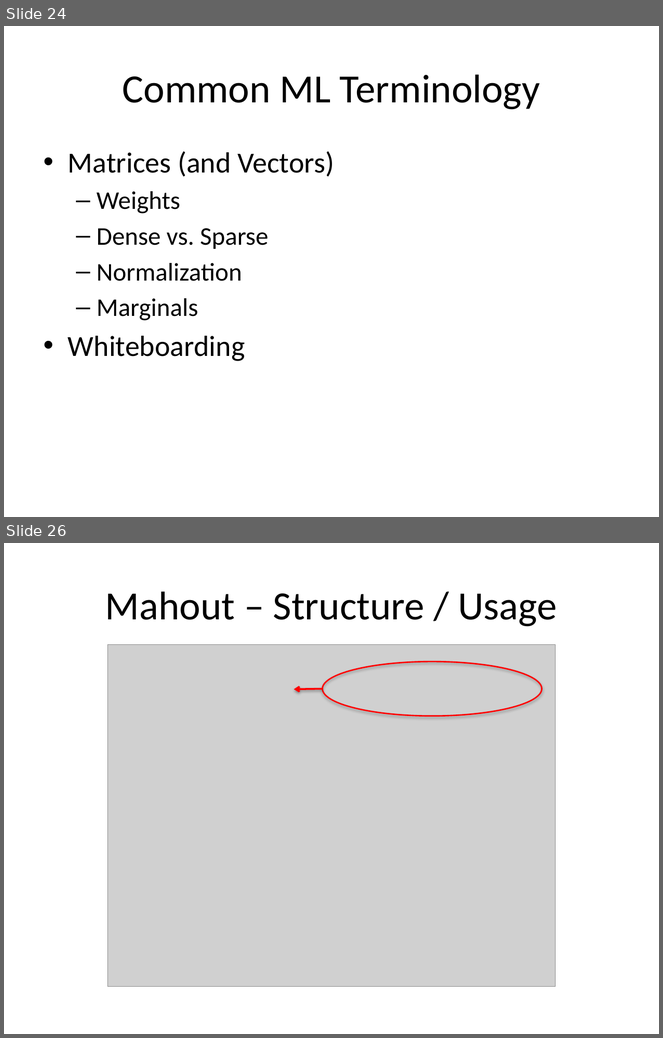
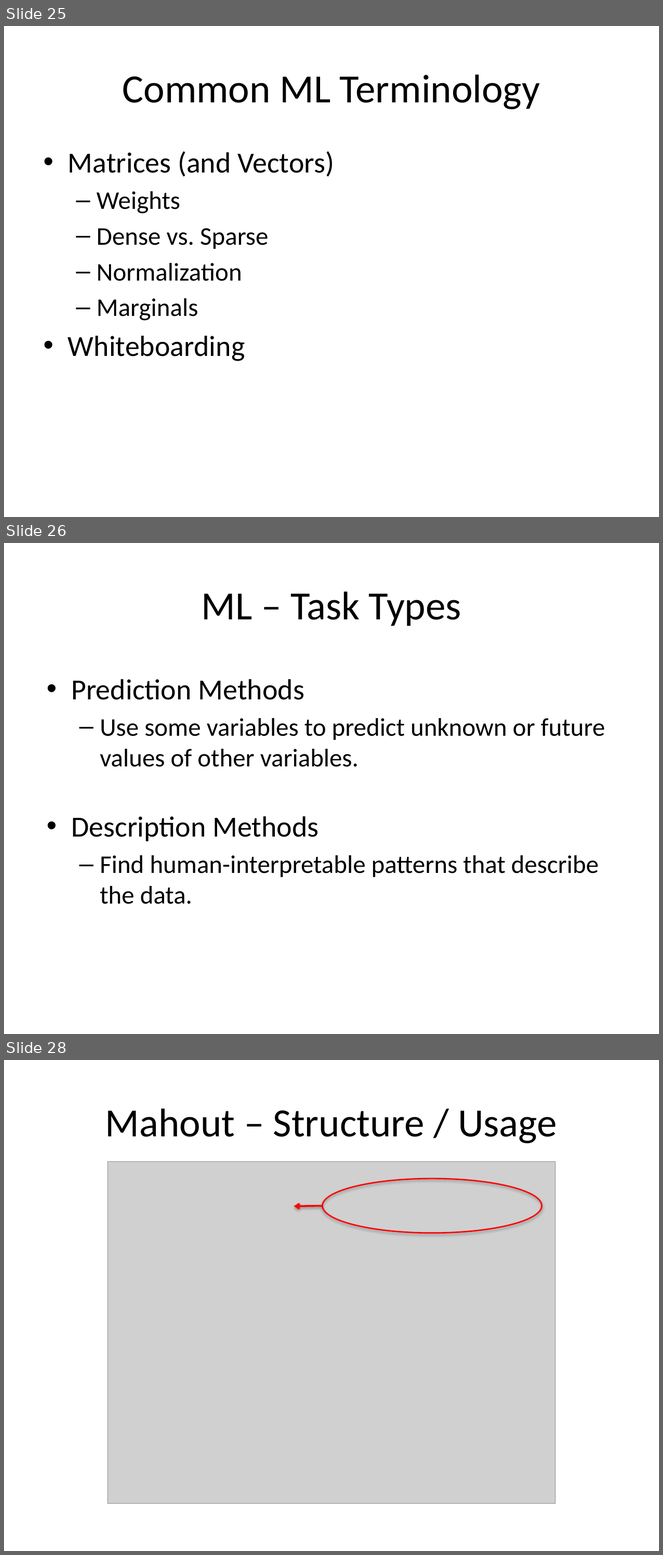
Before and after one commit to allenday/mapr-text-analysis, a slide deck: doc/section1.pptx. Shown one above the other, each under a label of ours: slides 24 and 26 before the commit, slides 25, 26 and 28 after it; the slides between them are not shown. The pictures are 663x1038 and 663x1555 pixels, drawn with LibreOffice and Linux fonts; fonts in the diff are those of the drawing; grey boxes stand for pictures. Boxes give left, top, right and bottom in pixels: in the first picture for what was removed or moved away, otherwise in the second. Text is boxed around its words. In the diff, an @@ line names an element or a change of style, - is before the commit and + after.

```diff
--- a/doc/section1.pptx
+++ b/doc/section1.pptx
@@ slide 26 added at box(4, 543, 659, 1034), background #FFFFFF @@
@@ title added at box(202, 591, 462, 626), 44 pt, text #000000 @@
+ML – Task Types
@@ text added at box(71, 679, 605, 904), 28 pt, text #000000 @@
+• Prediction Methods
+  – Use some variables to predict unknown or future values of other variables.
+• Description Methods
+  – Find human-interpretable patterns that describe the data.
@@ what was slide 24 is now slide 25 @@
@@ what was slide 26 is now slide 28 @@
```
Also in this commit, not shown: 4 slides changed, 6 other slides added, 3 other files.
